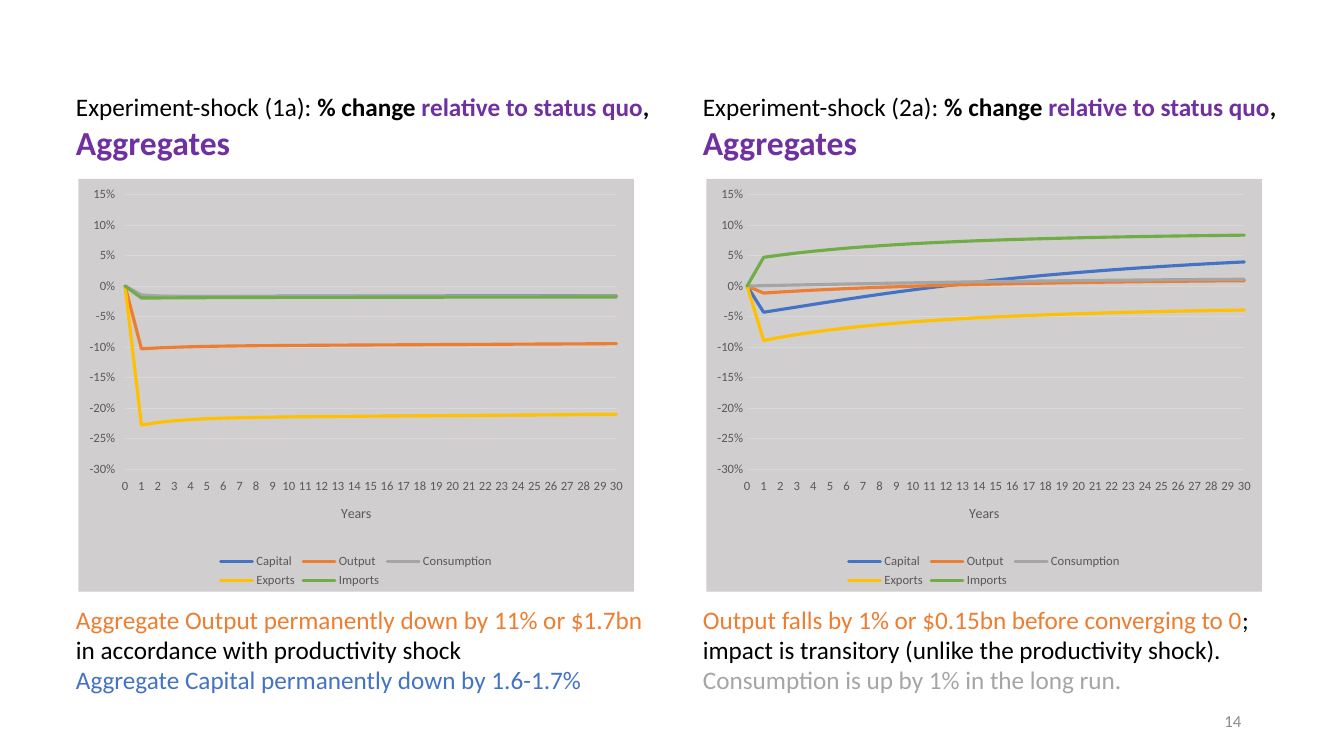
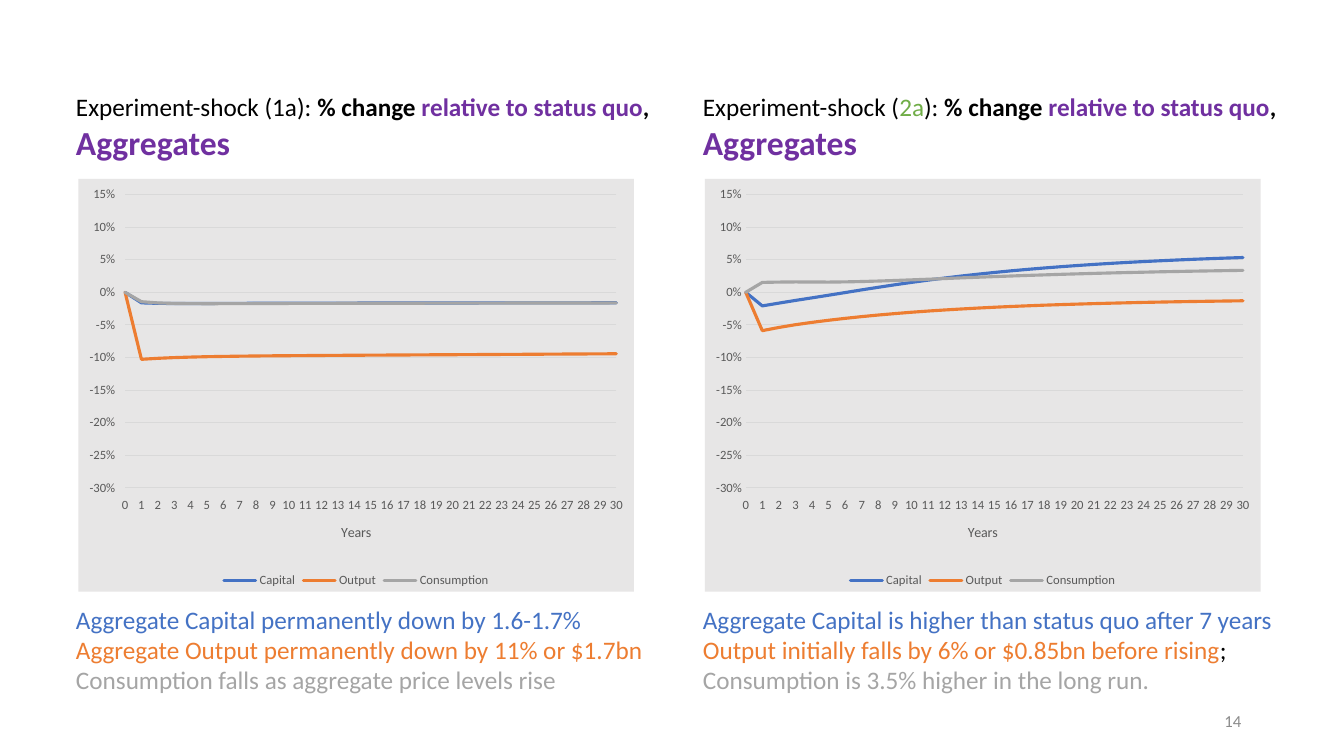
Before and after one commit to patrickocal/gladstone, a slide deck: slide 14 of powerpoint/glad-slides.pptx. Drawn at 1344x756 pixels with LibreOffice and Linux fonts; fonts in the diff are those of the drawing. Boxes give left, top, right and bottom in pixels: in the first picture for what was removed or moved away, otherwise in the second. Text is boxed around its words. In the diff, an @@ line names an element or a change of style, - is before the commit and + after.

```diff
--- a/powerpoint/glad-slides.pptx
+++ b/powerpoint/glad-slides.pptx
@@ text at (703, 97, 1276, 121): text colour #000000 to #70AD47 in "(2a):" @@
@@ line chart at (79, 179, 634, 592) @@
-Exports: 0, -0.23, -0.22, -0.22, -0.22, -0.22, -0.22, -0.22, -0.22, -0.21, -0.21, -0.21, -0.21, -0.21, -0.21, -0.21, -0.21, -0.21, -0.21, -0.21, -0.21, -0.21, -0.21, -0.21, -0.21, -0.21, -0.21, -0.21, -0.21, -0.21, -0.21
-Imports: 0, -0.02, -0.02, -0.02, -0.02, -0.02, -0.02, -0.02, -0.02, -0.02, -0.02, -0.02, -0.02, -0.02, -0.02, -0.02, -0.02, -0.02, -0.02, -0.02, -0.02, -0.02, -0.02, -0.02, -0.02, -0.02, -0.02, -0.02, -0.02, -0.02, -0.02
@@ background changed @@
@@ line chart at (705, 179, 1260, 592) @@
-Capital: 0, -0.04, -0.04, -0.03, -0.03, -0.03, -0.02, -0.02, -0.01, -0.01, -0.01, 0, 0, 0, 0.01, 0.01, 0.01, 0.02, 0.02, 0.02, 0.02, 0.02, 0.03, 0.03, 0.03, 0.03, 0.03, 0.04, 0.04, 0.04, 0.04
+Capital: 0, -0.02, -0.02, -0.01, -0.01, 0, 0, 0, 0.01, 0.01, 0.02, 0.02, 0.02, 0.02, 0.03, 0.03, 0.03, 0.04, 0.04, 0.04, 0.04, 0.04, 0.04, 0.05, 0.05, 0.05, 0.05, 0.05, 0.05, 0.05, 0.05
-Output: 0, -0.01, -0.01, -0.01, -0.01, -0.01, 0, 0, 0, 0, 0, 0, 0, 0, 0, 0, 0, 0, 0, 0.01, 0.01, 0.01, 0.01, 0.01, 0.01, 0.01, 0.01, 0.01, 0.01, 0.01, 0.01
+Output: 0, -0.06, -0.05, -0.05, -0.05, -0.04, -0.04, -0.04, -0.03, -0.03, -0.03, -0.03, -0.03, -0.03, -0.02, -0.02, -0.02, -0.02, -0.02, -0.02, -0.02, -0.02, -0.02, -0.02, -0.02, -0.02, -0.01, -0.01, -0.01, -0.01, -0.01
-Consumption: 0, 0, 0, 0, 0, 0, 0, 0, 0, 0, 0.01, 0.01, 0.01, 0.01, 0.01, 0.01, 0.01, 0.01, 0.01, 0.01, 0.01, 0.01, 0.01, 0.01, 0.01, 0.01, 0.01, 0.01, 0.01, 0.01, 0.01
+Consumption: 0, 0.02, 0.02, 0.02, 0.02, 0.02, 0.02, 0.02, 0.02, 0.02, 0.02, 0.02, 0.02, 0.02, 0.02, 0.02, 0.02, 0.03, 0.03, 0.03, 0.03, 0.03, 0.03, 0.03, 0.03, 0.03, 0.03, 0.03, 0.03, 0.03, 0.03
-Exports: 0, -0.09, -0.08, -0.08, -0.08, -0.07, -0.07, -0.07, -0.06, -0.06, -0.06, -0.06, -0.05, -0.05, -0.05, -0.05, -0.05, -0.05, -0.05, -0.05, -0.05, -0.04, -0.04, -0.04, -0.04, -0.04, -0.04, -0.04, -0.04, -0.04, -0.04
-Imports: 0, 0.05, 0.05, 0.05, 0.06, 0.06, 0.06, 0.06, 0.07, 0.07, 0.07, 0.07, 0.07, 0.07, 0.07, 0.08, 0.08, 0.08, 0.08, 0.08, 0.08, 0.08, 0.08, 0.08, 0.08, 0.08, 0.08, 0.08, 0.08, 0.08, 0.08
@@ background changed @@
@@ text at (76, 611, 580, 634): paragraph added @@
+Aggregate Capital permanently down by 1.6-1.7%
@@ text at (703, 611, 1272, 693): text changed; text colour #000000 to #4472C4 @@
-Output falls by 1% or $0.15bn before converging to 0; impact is transitory (unlike the productivity shock).
-Consumption is up by 1% in the long run.
+Aggregate Capital is higher than status quo after 7 years
+Output initially falls by 6% or $0.85bn before rising; Consumption is 3.5% higher in the long run.
@@ text at (76, 671, 556, 693): text changed; text colour #4472C4 to #A5A5A5 @@
-in accordance with productivity shock
-Aggregate Capital permanently down by 1.6-1.7%
+Consumption falls as aggregate price levels rise
```
Also in this commit, not shown: 12 other slides changed, 2 other files.
